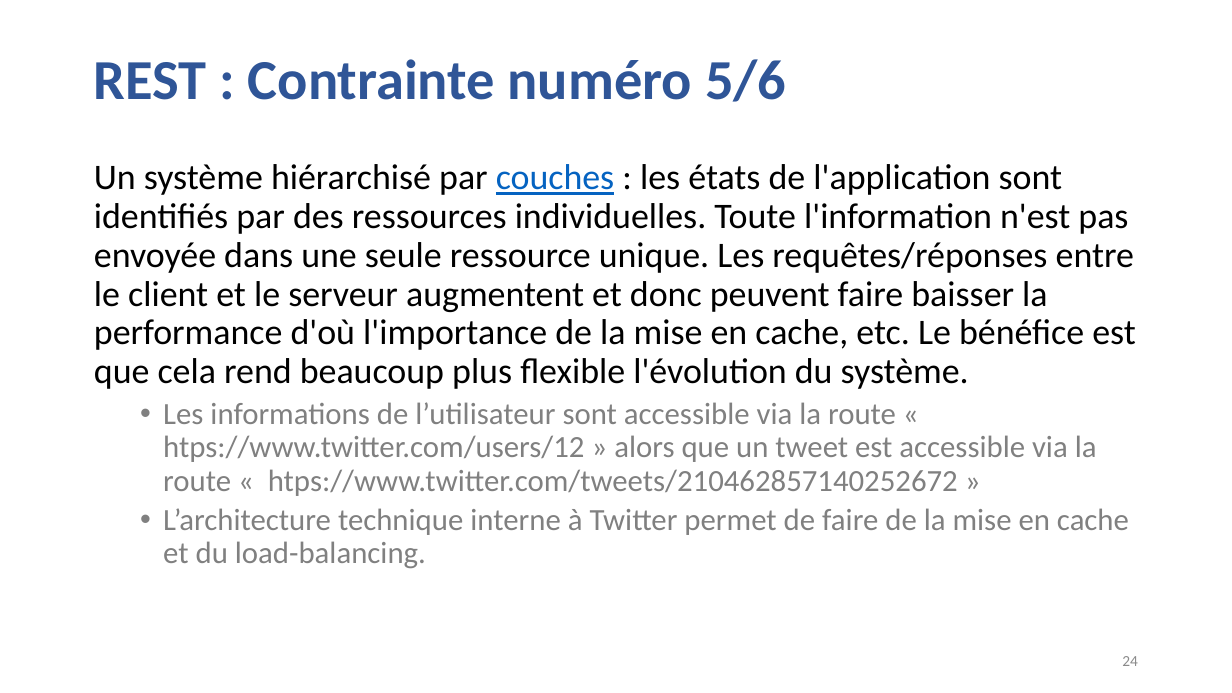
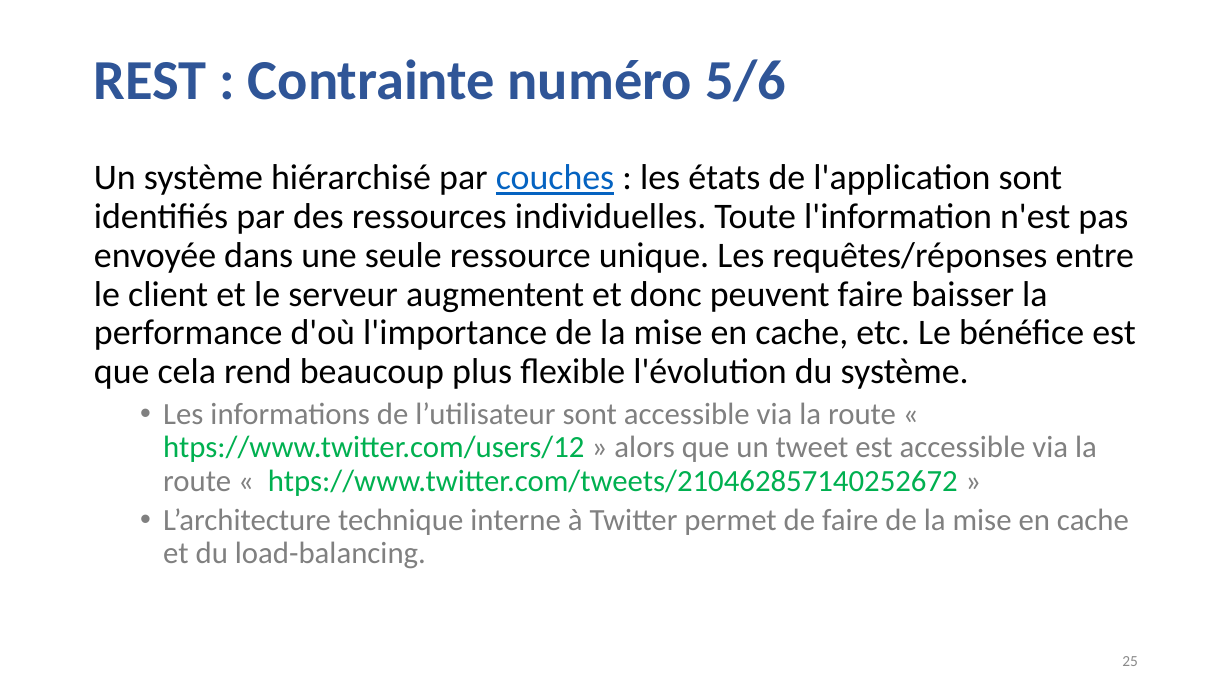
Before and after one commit to guillaumechervet/course.rest, a slide deck: slide 25 of documentations/3 - Web Services partie REST.pptx (slide 24 before the commit). Drawn at 1232x693 pixels with LibreOffice and Linux fonts; fonts in the diff are those of the drawing. Boxes give left, top, right and bottom in pixels: in the first picture for what was removed or moved away, otherwise in the second. Text is boxed around its words. In the diff, an @@ line names an element or a change of style, - is before the commit and + after.

Commit message:
doc(rest) update for bbl

```diff
--- a/documentations/3 - Web Services partie REST.pptx
+++ b/documentations/3 - Web Services partie REST.pptx
@@ text at [163, 402, 1097, 496]: text colour #808080 to #00B050 in "htps://www.twitter.com/users/12 htps://www.twitter.com/tweet ..." @@
@@ page number at [1122, 656, 1138, 666]: text changed @@
-24
+25
```
Also in this commit, not shown: 7 other slides changed, 8 slides added, 2 slides removed.
